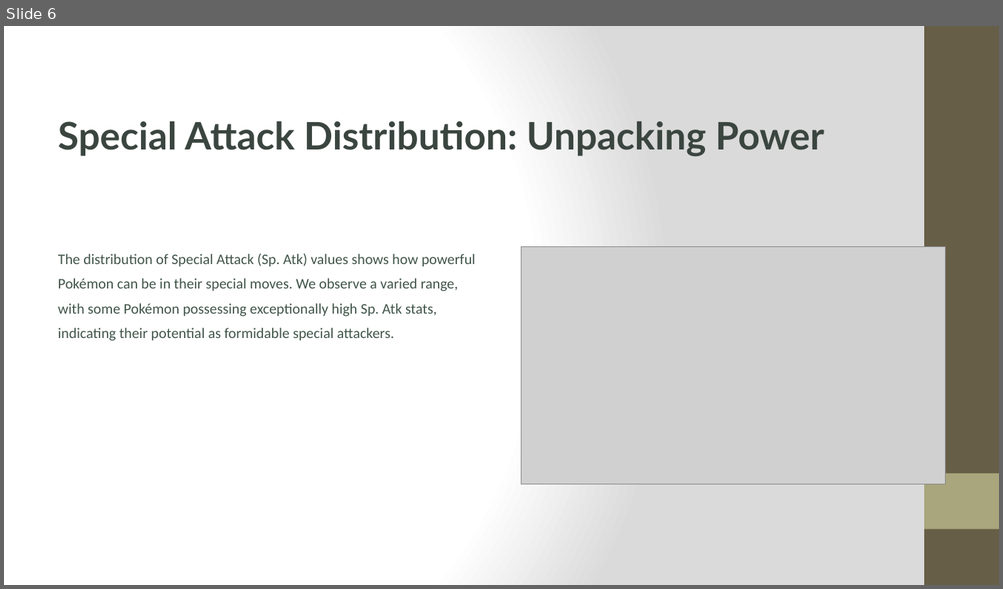
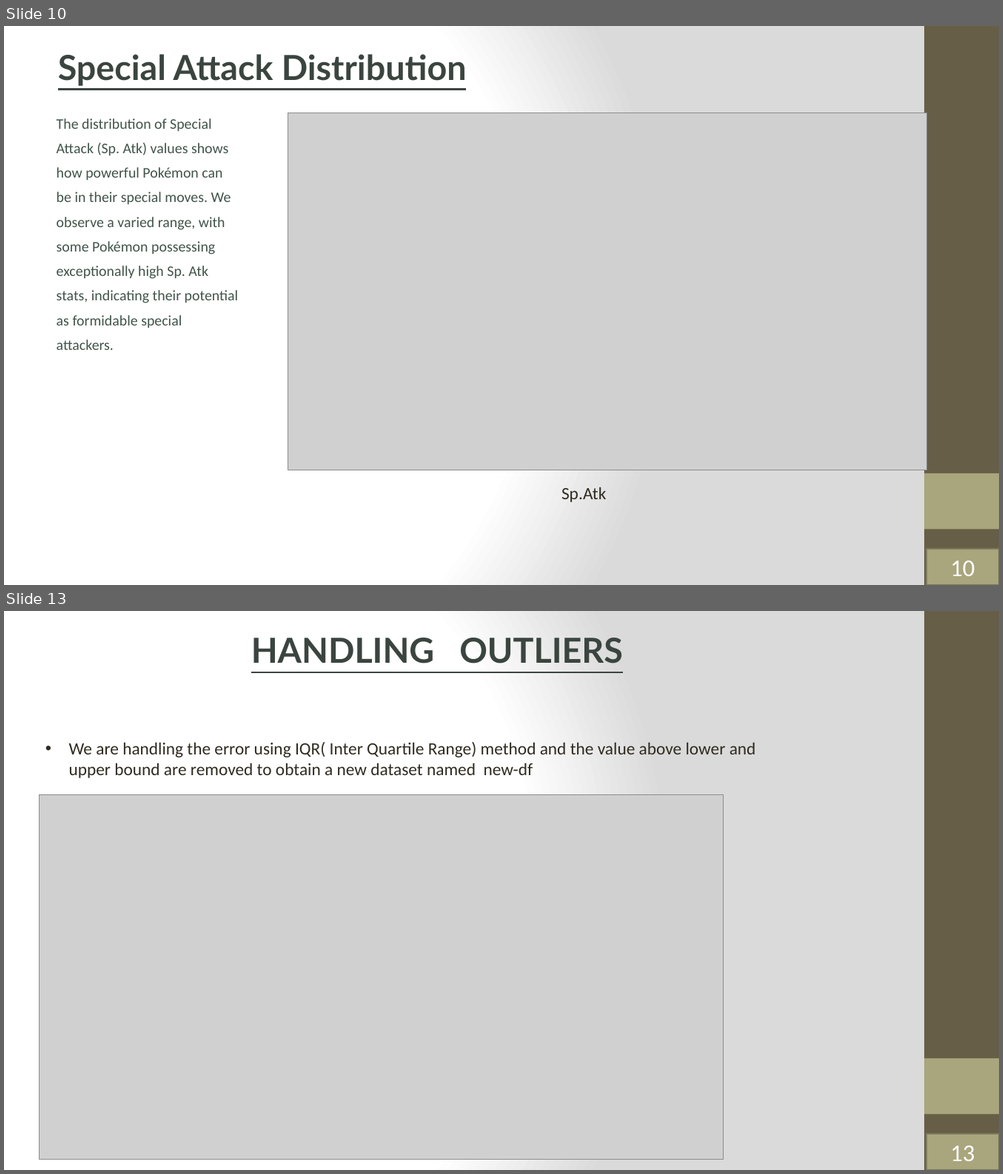
Before and after one commit to Sauri25/AI-PROJECTS, a slide deck: Project 2/P-okemon-EDA.pptx. Shown one above the other, each under a label of ours: slide 6 before the commit, slides 10 and 13 after it; the slides between them are not shown. The pictures are 1003x589 and 1003x1174 pixels, drawn with LibreOffice and Linux fonts; fonts in the diff are those of the drawing; grey boxes stand for pictures. Boxes give left, top, right and bottom in pixels: in the first picture for what was removed or moved away, otherwise in the second. Text is boxed around its words. In the diff, an @@ line names an element or a change of style, - is before the commit and + after.

```diff
--- a/Project 2/P-okemon-EDA.pptx
+++ b/Project 2/P-okemon-EDA.pptx
@@ slide 13 added at (x1=4, y1=611, x2=999, y2=1170), background gradient #FFFFFF to #DADADA; not listed: 2 template elements that a slide beside it also shows @@
@@ text added at (x1=251, y1=638, x2=623, y2=664), 40 pt, text #3B4540, bold, underline @@
+HANDLING OUTLIERS
@@ text added at (x1=69, y1=742, x2=756, y2=778), 20 pt, text #2F2B20 @@
+• We are handling the error using IQR( Inter Quartile Range) method and the value above lower and upper bound are removed to obtain a new dataset named new-df
@@ picture added at (x1=40, y1=795, x2=723, y2=1160) @@
@@ rectangle added at (x1=926, y1=1134, x2=999, y2=1170), fill #A9A57C, outline #7D7A5C 2 pt, 28 pt, text #FFFFFF @@
+13
@@ what was slide 6 is now slide 10 @@
@@ slide 10 changed as well @@
@@ text at (x1=58, y1=54, x2=466, y2=86): text changed; size 44 to 40 pt @@
-Special Attack Distribution: Unpacking Power
+Special Attack Distribution
@@ text "The distribution of Special Attack ..." rewrapped from (x1=58, y1=253, x2=475, y2=341) to (x1=57, y1=118, x2=239, y2=350) @@
@@ picture resized from (x1=521, y1=247, x2=945, y2=484) to (x1=287, y1=113, x2=926, y2=471) @@
@@ text added at (x1=561, y1=487, x2=606, y2=503), 20 pt, text #2F2B20 @@
+Sp.Atk
@@ rectangle added at (x1=926, y1=549, x2=999, y2=585), fill #A9A57C, outline #7D7A5C 2 pt, 28 pt, text #FFFFFF @@
+10
```
Also in this commit, not shown: 3 other slides changed, 13 other slides added, 6 slides removed, 4 other files.
